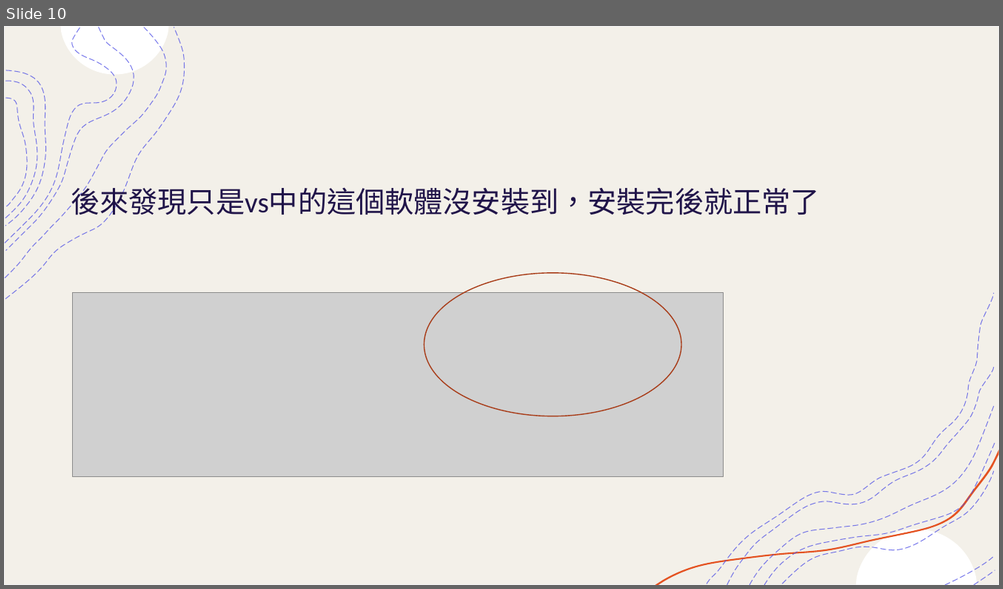
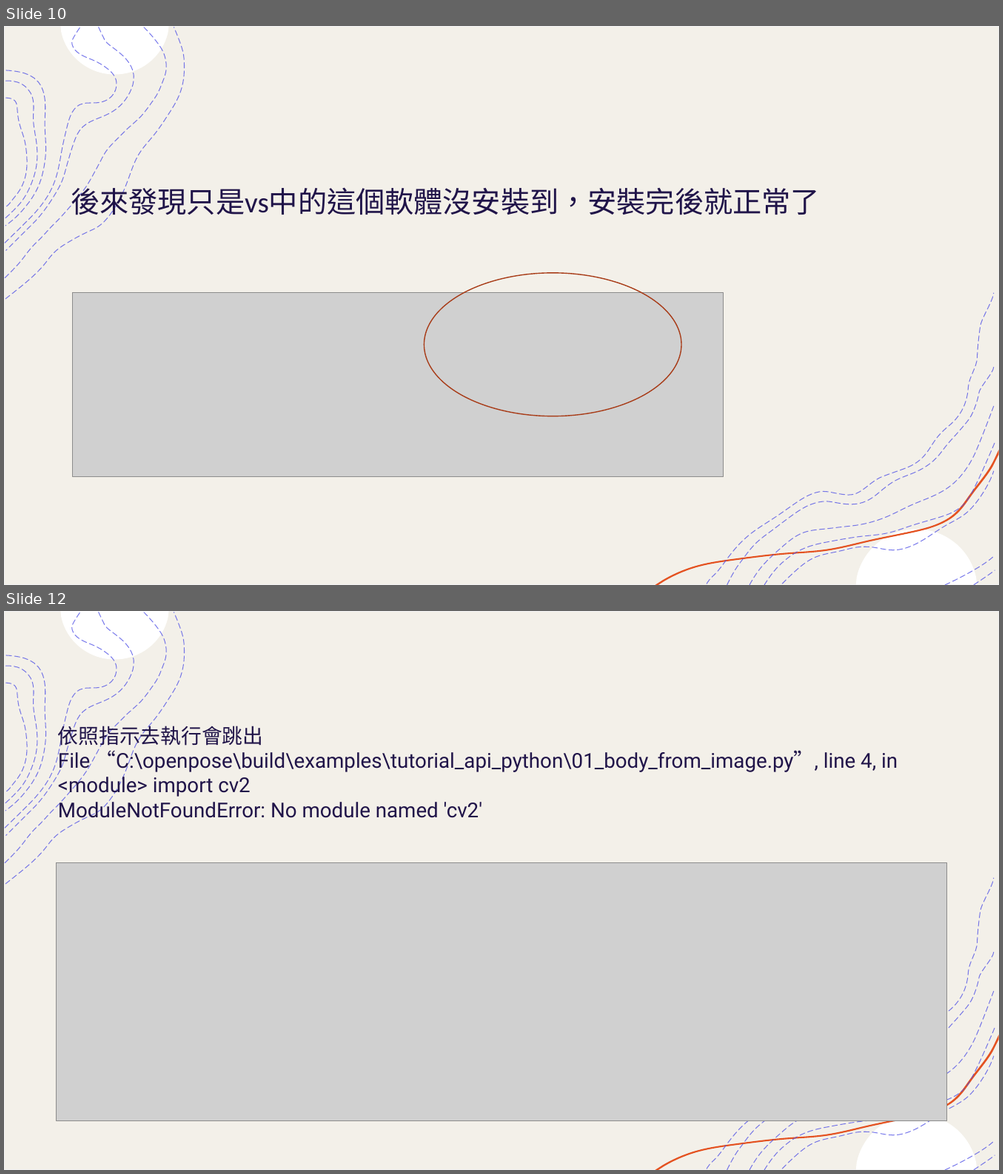
Before and after one commit to mizulun/seatpose-system, a slide deck: 下肢重訓姿勢矯正輔助系統十二周簡報.pptx. Shown one above the other, each under a label of ours: slide 10 before the commit, slides 10 and 12 after it; the slides between them are not shown. The pictures are 1003x589 and 1003x1174 pixels, drawn with LibreOffice and Linux fonts; fonts in the diff are those of the drawing; grey boxes stand for pictures. Boxes give left, top, right and bottom in pixels: in the first picture for what was removed or moved away, otherwise in the second. Text is boxed around its words. In the diff, an @@ line names an element or a change of style, - is before the commit and + after.

```diff
--- a/下肢重訓姿勢矯正輔助系統十二周簡報.pptx
+++ b/下肢重訓姿勢矯正輔助系統十二周簡報.pptx
@@ slide 12 added at (4,611,999,1170), background #FFFFFF; not listed: 18 template elements that a slide beside it also shows @@
@@ title added at (58,723,897,823), 19.8 pt, text #201449 @@
+依照指示去執行會跳出
+File “C:\openpose\build\examples\tutorial_api_python\01_body_from_image.py”, line 4, in <module> import cv2
+ModuleNotFoundError: No module named 'cv2'
@@ picture added at (57,863,946,1122) @@
```
Also in this commit, not shown: 4 other slides added, 1 slide removed.
